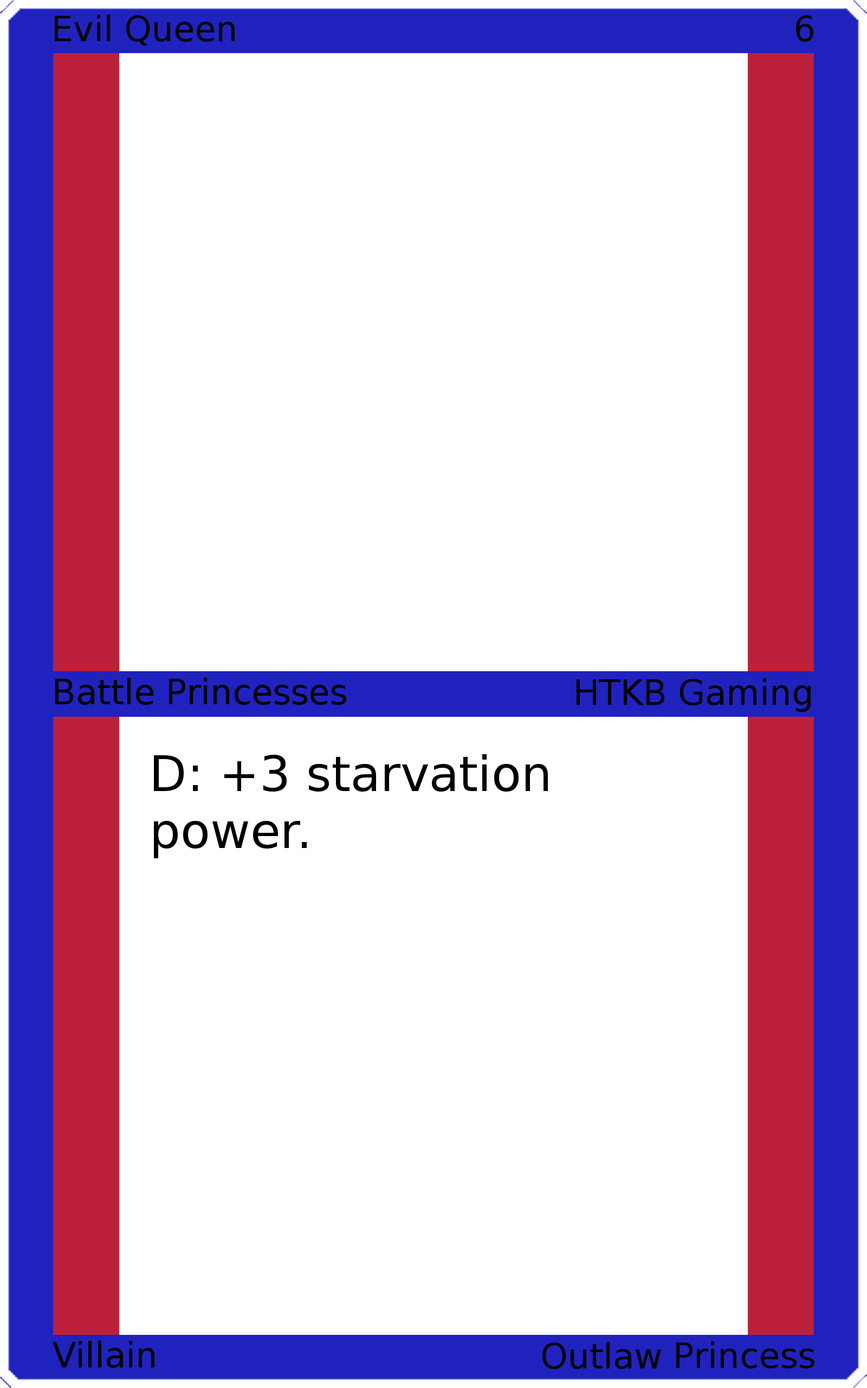
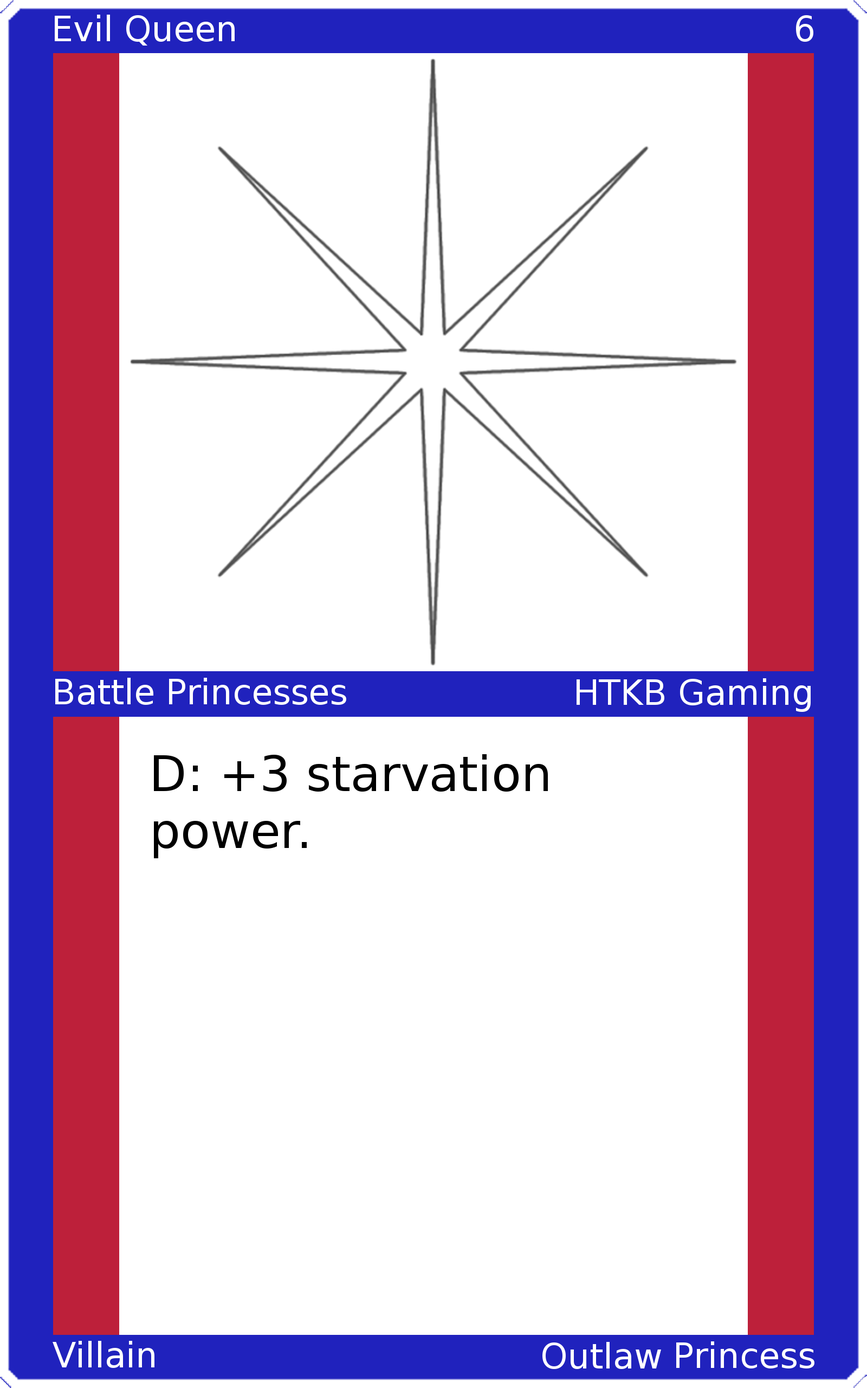
Two versions of the same layered image (867×1388). Layer-by-layer changes:
painted on "Upper Left" over [54, 14, 235, 46]
painted on "Upper Right" over [796, 15, 814, 42]
painted on "Mid Left" over [55, 677, 347, 705]
painted on "Mid Right" over [576, 678, 811, 712]
painted on "Bottom Left" over [52, 1340, 155, 1368]
painted on "Bottom Right" over [542, 1340, 815, 1369]
added layer "Art" above "Top Background" over [129, 57, 738, 666]
